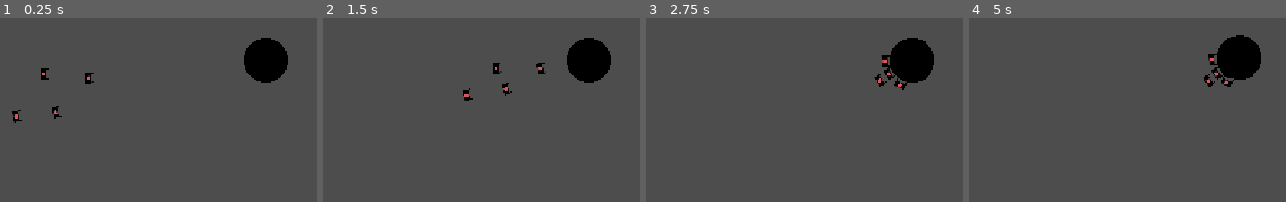
Above: before the commit, frames 1-4 (left to right).
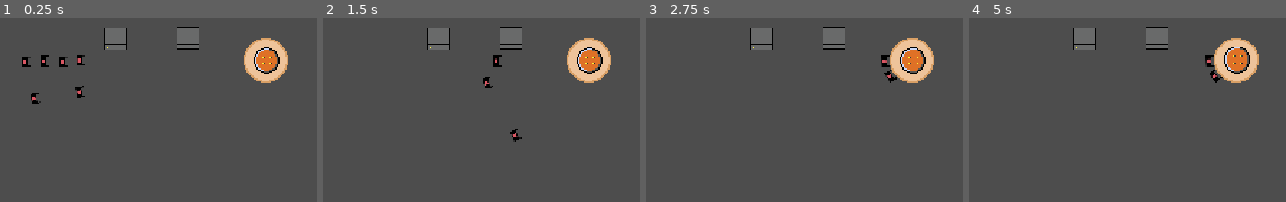
Above: after the commit, the same moments.

Repository: anothanj/impulse-42
Game: Godot game, scene res://scenes/game.tscn
The game is run twice, just before and just after one commit, with the same random seed, the same clock (stepped at 60 frames per second) and the same inputs.
Inputs:
- Up to frame 1 (0.25 s): no input
- Up to frame 2 (1.5 s): no input
- Up to frame 3 (2.75 s): no input
- Up to frame 4 (5 s): no input

The runs differ from the first frame. In frame 1, 5.4% of the frame differs, in the area x 3-91%, y 4-58%; in frame 2, 5.0%; in frame 3, 4.7%; in frame 4, 5.1%.

Commit message:
feat: add piston

Diff:
--- a/scenes/game.tscn
+++ b/scenes/game.tscn
@@ -2,20 +2,35 @@
 
 [ext_resource type="PackedScene" uid="uid://bkouuru43igg0" path="res://scenes/kernel.tscn" id="1_uwrxv"]
 [ext_resource type="PackedScene" uid="uid://b2nbnw8g70bim" path="res://scenes/pusher.tscn" id="2_yqjtg"]
+[ext_resource type="PackedScene" uid="uid://cto6h8bd5ad28" path="res://scenes/piston.tscn" id="3_lnu2h"]
 
 [node name="Game" type="Node2D" unique_id=172776468]
 
 [node name="Kernel" parent="." unique_id=679810165 instance=ExtResource("1_uwrxv")]
 position = Vector2(488, 444)
 
-[node name="Pusher" parent="." unique_id=923092446 instance=ExtResource("2_yqjtg")]
-position = Vector2(158, 464)
+[node name="Piston" parent="." unique_id=872141968 instance=ExtResource("3_lnu2h")]
+position = Vector2(271, 429)
 
-[node name="Pusher2" parent="." unique_id=2106086036 instance=ExtResource("2_yqjtg")]
-position = Vector2(222, 470)
+[node name="Piston2" parent="." unique_id=1020889759 instance=ExtResource("3_lnu2h")]
+position = Vector2(376, 428)
 
-[node name="Pusher3" parent="." unique_id=422475725 instance=ExtResource("2_yqjtg")]
-position = Vector2(175, 520)
+[node name="Enemies" type="Node2D" parent="." unique_id=1406160509]
 
-[node name="Pusher4" parent="." unique_id=1291788624 instance=ExtResource("2_yqjtg")]
-position = Vector2(118, 526)
+[node name="Pusher5" parent="Enemies" unique_id=1116873662 instance=ExtResource("2_yqjtg")]
+position = Vector2(209, 491)
+
+[node name="Pusher6" parent="Enemies" unique_id=31930704 instance=ExtResource("2_yqjtg")]
+position = Vector2(144, 500)
+
+[node name="Pusher" parent="Enemies" unique_id=923092446 instance=ExtResource("2_yqjtg")]
+position = Vector2(158, 445)
+
+[node name="Pusher2" parent="Enemies" unique_id=2106086036 instance=ExtResource("2_yqjtg")]
+position = Vector2(209, 444)
+
+[node name="Pusher3" parent="Enemies" unique_id=422475725 instance=ExtResource("2_yqjtg")]
+position = Vector2(185, 446)
+
+[node name="Pusher4" parent="Enemies" unique_id=1291788624 instance=ExtResource("2_yqjtg")]
+position = Vector2(131, 446)
--- /dev/null
+++ b/scenes/piston.tscn
@@ -0,0 +1,52 @@
+[gd_scene format=3 uid="uid://cto6h8bd5ad28"]
+
+[ext_resource type="Script" uid="uid://5ykwtte3d1td" path="res://scripts/piston.gd" id="1_8y48j"]
+[ext_resource type="Texture2D" uid="uid://ccpgn45b7kau6" path="res://assets/piston-sheet.png" id="1_ei3h4"]
+
+[sub_resource type="AtlasTexture" id="AtlasTexture_8y48j"]
+atlas = ExtResource("1_ei3h4")
+region = Rect2(0, 0, 32, 64)
+
+[sub_resource type="AtlasTexture" id="AtlasTexture_vnmsg"]
+atlas = ExtResource("1_ei3h4")
+region = Rect2(32, 0, 32, 64)
+
+[sub_resource type="SpriteFrames" id="SpriteFrames_vyxsm"]
+animations = [{
+"frames": [{
+"duration": 1.0,
+"texture": SubResource("AtlasTexture_8y48j")
+}, {
+"duration": 1.0,
+"texture": SubResource("AtlasTexture_vnmsg")
+}],
+"loop": 0,
+"name": &"default",
+"speed": 15.0
+}]
+
+[sub_resource type="RectangleShape2D" id="RectangleShape2D_a3usv"]
+size = Vector2(32, 32)
+
+[sub_resource type="RectangleShape2D" id="RectangleShape2D_vyxsm"]
+size = Vector2(32, 32)
+
+[node name="Piston" type="StaticBody2D" unique_id=872141968]
+script = ExtResource("1_8y48j")
+
+[node name="Sprite2D" type="AnimatedSprite2D" parent="." unique_id=1861592978]
+texture_filter = 1
+sprite_frames = SubResource("SpriteFrames_vyxsm")
+frame_progress = 0.9108354
+
+[node name="CollisionShape2D" type="CollisionShape2D" parent="." unique_id=908697475]
+position = Vector2(0, -16)
+shape = SubResource("RectangleShape2D_a3usv")
+
+[node name="TriggerArea" type="Area2D" parent="." unique_id=1045433538]
+
+[node name="CollisionShape2D" type="CollisionShape2D" parent="TriggerArea" unique_id=1580687782]
+position = Vector2(0, 16)
+shape = SubResource("RectangleShape2D_vyxsm")
+
+[connection signal="body_entered" from="TriggerArea" to="." method="_on_trigger_area_body_entered"]
--- /dev/null
+++ b/scripts/piston.gd
@@ -0,0 +1,19 @@
+extends StaticBody2D
+
+@onready var trigger_area: Area2D = $TriggerArea
+@onready var sprite_2d: AnimatedSprite2D = $Sprite2D
+
+var can_fire: bool = true
+
+func _on_trigger_area_body_entered(body: Node2D) -> void:
+	if can_fire and body is RigidBody2D:
+		can_fire = false
+		var direction: Vector2 = transform.y
+		body.apply_central_impulse(direction * 650.0)
+
+		sprite_2d.play("default")
+		await sprite_2d.animation_finished
+		sprite_2d.frame = 0
+
+		await get_tree().create_timer(0.3).timeout
+		can_fire = true
--- a/scripts/pusher.gd
+++ b/scripts/pusher.gd
@@ -1,6 +1,6 @@
 extends RigidBody2D
 
-@onready var kernel: RigidBody2D = $"../Kernel"
+@onready var kernel: RigidBody2D = $"../../Kernel"
 @export var move_force: float = 400.0
 @export var max_speed: float = 150.0
 @export var turn_speed: float = 8.0
Binary file changed: assets/kernel.png
Binary file added: assets/piston-sheet.png
Not shown, added: assets/piston-sheet.png.import
Not shown, added: scripts/piston.gd.uid
